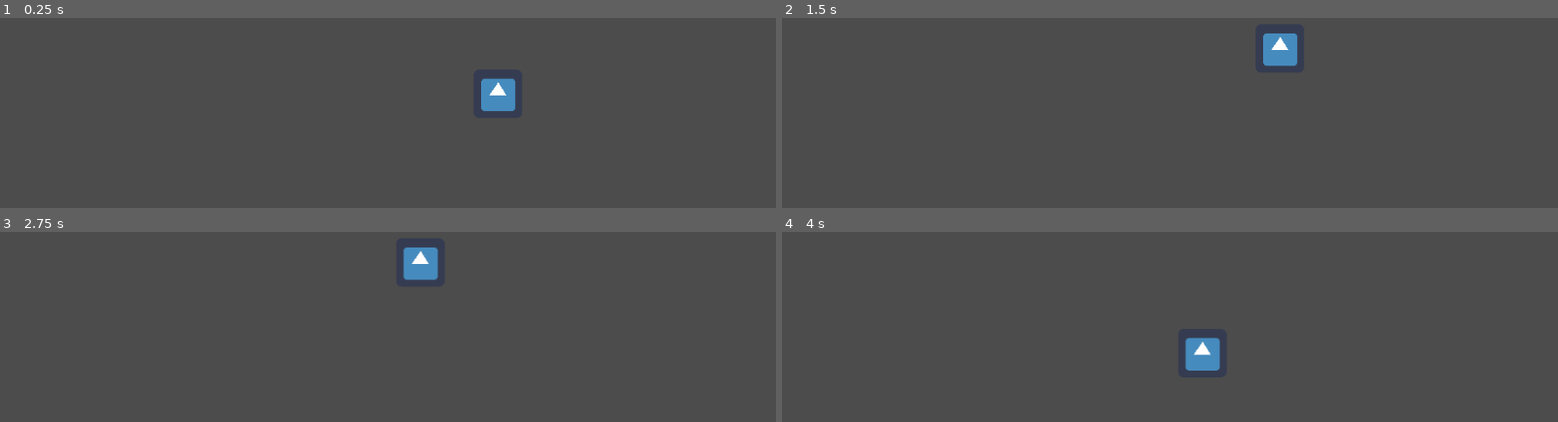
Above: before the commit, frames 1-4 (two rows, left to right).
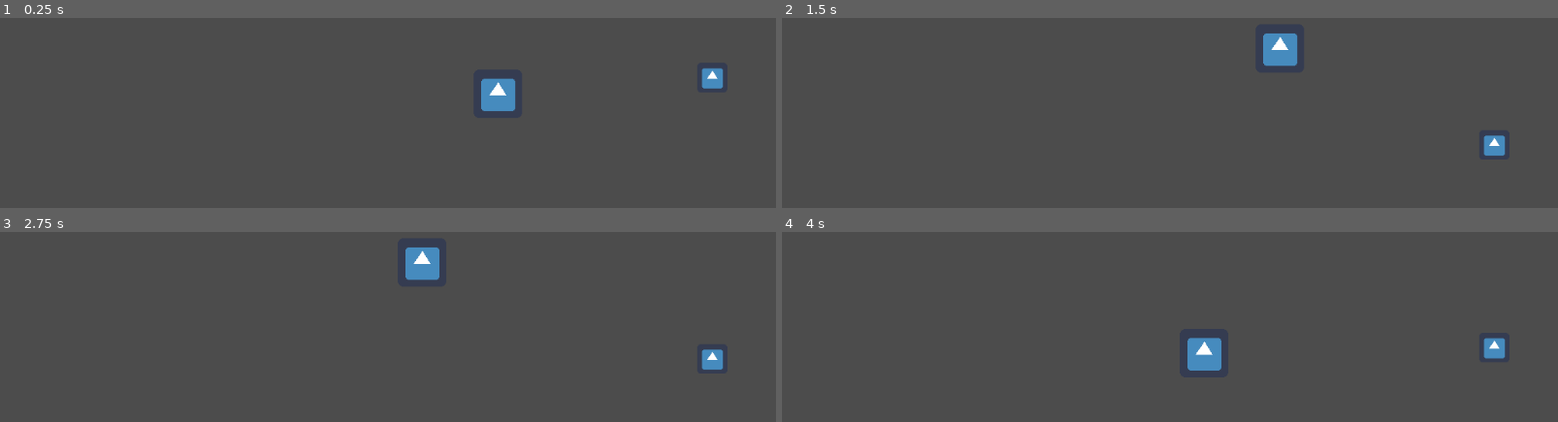
Above: after the commit, the same moments.

Repository: HebertSam/ggj_2019
Game: Godot game, scene res://level_1.tscn
Same seed, same stepped clock (60 frames per second), same inputs: the game is played once before the commit and once after it. The engine's default icon, where the game draws it, is replaced by a stand-in: a white triangle on a blue panel in a dark square.
Inputs:
- Up to frame 1 (0.25 s): no input
- Up to frame 2 (1.5 s): tap Enter at 0.5 s; hold Up (ui_up) from 0.53 s (still down)
- Up to frame 3 (2.75 s): tap Space at 2 s; release Up (ui_up) at 2.03 s; hold Left (ui_left) from 2.03 s (still down)
- Up to frame 4 (4 s): tap Enter at 2.75 s; tap Space at 3.5 s; release Left (ui_left) at 3.53 s; hold Down (ui_down) from 3.53 s (still down)

The runs differ from the first frame. In frame 1, 0.3% of the frame differs, in the area x 90-94%, y 26-38%; in frame 2, 0.3%; in frame 3, 0.4%; in frame 4, 0.5%, in the area x 52-94%, y 55-73%.

Commit message:
Began trying to implement a collectable.

Diff:
--- a/KinematicBody2D.gd
+++ b/KinematicBody2D.gd
@@ -26,5 +26,3 @@
 	if global_position.y < 0:
 		global_position.y = 0;
 	var projectResolution = get_viewport().size
-	#$Camera2D.offset.x = global_position.x;
-	#$Camera2D.offset.y = global_position.y;
--- a/level_1.tscn
+++ b/level_1.tscn
@@ -7,6 +7,11 @@
 
 custom_solver_bias = 0.0
 extents = Vector2( 35, 29 )
+
+[sub_resource type="RectangleShape2D" id=2]
+
+custom_solver_bias = 0.0
+extents = Vector2( 10, 10 )
 
 [node name="level_1" type="Node" index="0"]
 
@@ -58,10 +63,30 @@
 
 [node name="icon" type="Sprite" parent="." index="1"]
 
-position = Vector2( 600, 185 )
+position = Vector2( 600, 184.265 )
 texture = ExtResource( 2 )
 
 [node name="icon2" type="Sprite" parent="." index="2"]
 
 position = Vector2( 218, 344 )
 texture = ExtResource( 2 )
+
+[node name="StaticBody2D" type="StaticBody2D" parent="." index="3"]
+
+input_pickable = false
+collision_layer = 1
+collision_mask = 1
+constant_linear_velocity = Vector2( 0, 0 )
+constant_angular_velocity = 0.0
+friction = 1.0
+bounce = 0.0
+
+[node name="CollisionShape2D" type="CollisionShape2D" parent="StaticBody2D" index="0"]
+
+shape = SubResource( 2 )
+
+[node name="icon" type="Sprite" parent="StaticBody2D" index="1"]
+
+position = Vector2( 427.918, 127.648 )
+scale = Vector2( 0.612609, 0.612609 )
+texture = ExtResource( 2 )
Not shown: 1 places in level_1.tscn that only renumber resources
